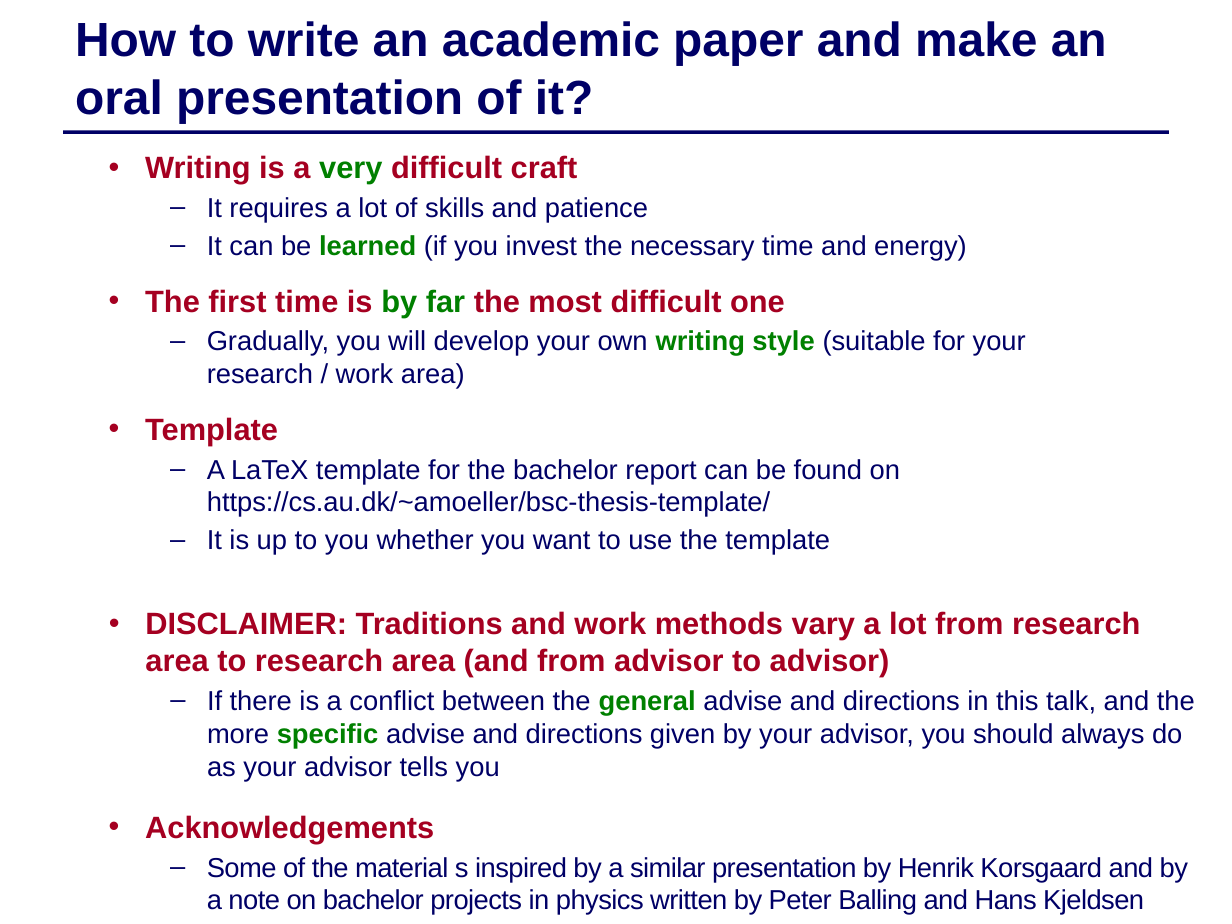
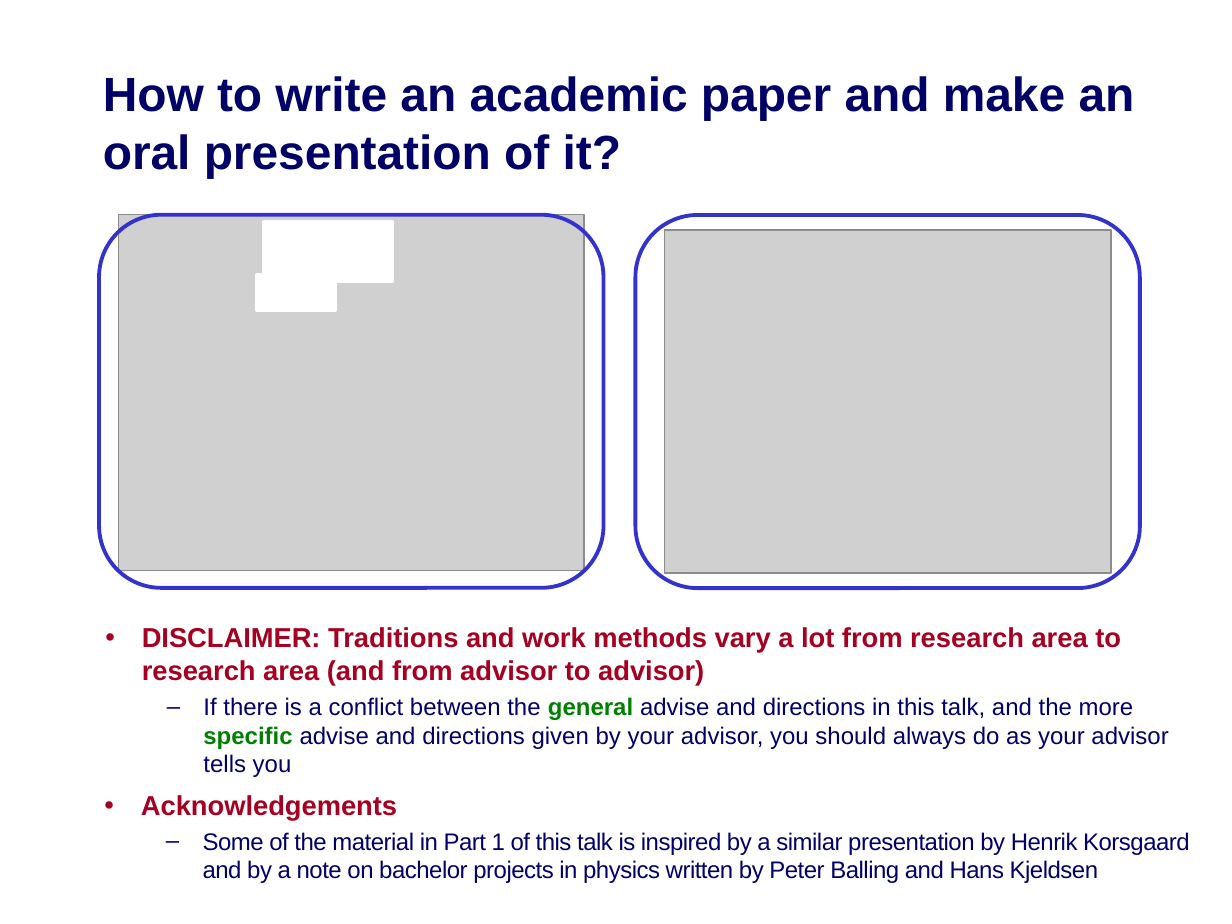
Before and after one commit to IntProgAU/Materiale, a slide deck: slide 1 of web/b25/2 Academic Writing and Oral Presentation.pptx. Drawn at 1232x924 pixels with LibreOffice and Linux fonts; fonts in the diff are those of the drawing; grey boxes stand for pictures. Boxes give left, top, right and bottom in pixels: in the first picture for what was removed or moved away, otherwise in the second. Text is boxed around its words. In the diff, an @@ line names an element or a change of style, - is before the commit and + after.

```diff
--- a/web/b25/2 Academic Writing and Oral Presentation.pptx
+++ b/web/b25/2 Academic Writing and Oral Presentation.pptx
@@ text "How to write an academic ...": place and size @@
-text "How to write an academic ..." at <box>75,21,1107,123</box>
+text "How to write an academic ..." at <box>103,76,1135,178</box>
@@ text "How to write an academic ..." at <box>103,76,1135,178</box>: list level 1 to 2 in "How to write an academic ..." @@
@@ line removed from (63, 132) to (1169, 132) @@
@@ text removed at <box>145,155,1026,555</box> @@
-  • Writing is a very difficult craft
-  – It requires a lot of skills and patience
-  – It can be learned (if you invest the necessary time and energy)
-  • The first time is by far the most difficult one
-  – Gradually, you will develop your own writing style (suitable for your research / work area)
-  • Template
-  – A LaTeX template for the bachelor report can be found on
-    https://cs.au.dk/~amoeller/bsc-thesis-template/
-  – It is up to you whether you want to use the template
@@ rounded rectangle added at <box>636,214,1140,588</box>, outline #3333CC 2.25 pt @@
@@ picture added at <box>664,230,1111,573</box> @@
@@ group added at <box>99,214,602,588</box>: 2 rectangles, 1 picture, 1 rounded rectangle @@
@@ text "DISCLAIMER: Traditions and work methods ...": place and size @@
-text "DISCLAIMER: Traditions and work methods ..." at <box>145,611,1195,781</box>
+text "DISCLAIMER: Traditions and work methods ..." at <box>142,627,1168,777</box>
@@ text "DISCLAIMER: Traditions and work methods ..." at <box>142,627,1168,777</box>: size 18 to 16 pt in "DISCLAIMER: Traditions and work methods vary a ..."; size 16 to 14 pt in "If there is a conflict between the ..." @@
@@ text "Acknowledgements": place and size @@
-text "Acknowledgements" at <box>145,815,1188,915</box>
+text "Acknowledgements" at <box>141,795,1190,883</box>
@@ text at <box>141,795,397,821</box>: size 18 to 16 pt in "Acknowledgements" @@
@@ text at <box>203,832,1190,883</box>: text changed; size 16 to 14 pt @@
-  – Some of the material s inspired by a similar presentation by Henrik Korsgaard and by a note on bachelor projects in physics written by Peter Balling and Hans Kjeldsen
+  – Some of the material in Part 1 of this talk is inspired by a similar presentation by Henrik Korsgaard and by a note on bachelor projects in physics written by Peter Balling and Hans Kjeldsen
```
Also in this commit, not shown: 1 other slide changed, 1 slide added.
